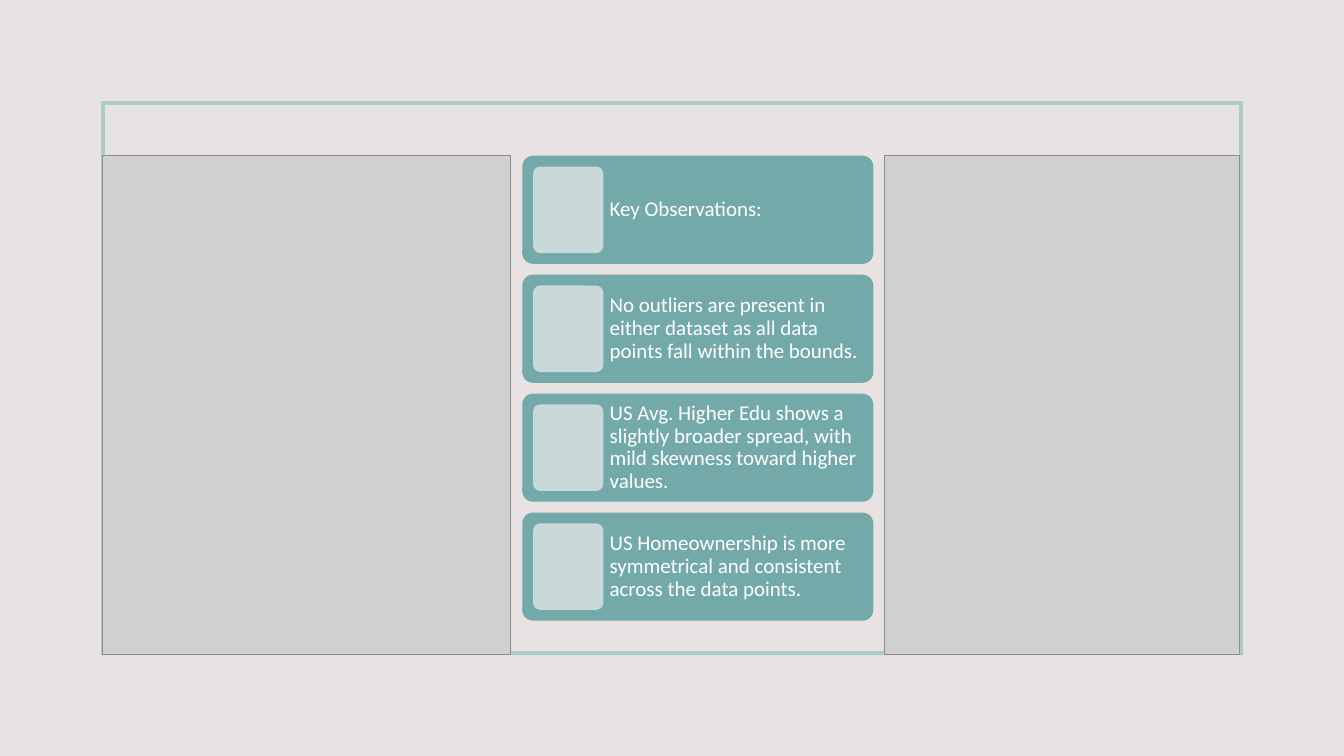
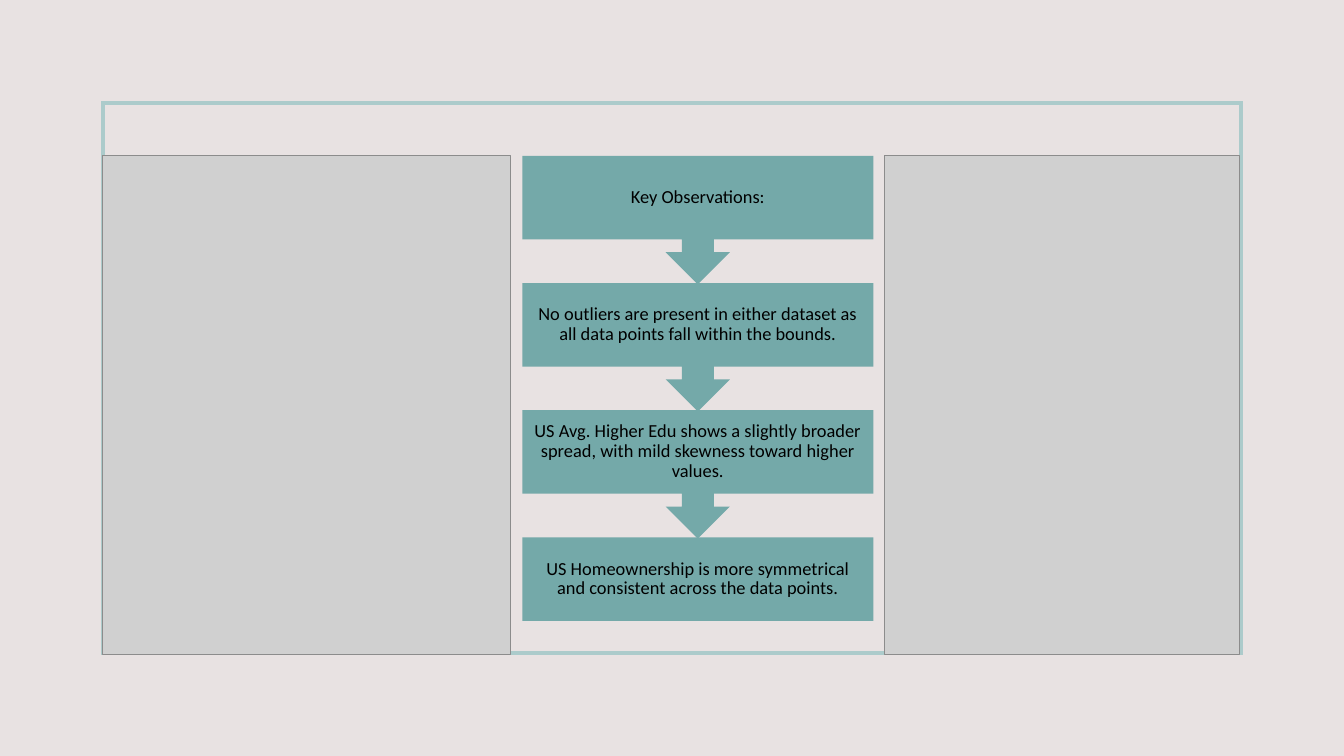
Before and after one commit to d-burke-data/Project_01, a slide deck: slide 4 of Work_Hawa/Hawa-Slides.pptx. Drawn at 1344x756 pixels with LibreOffice and Linux fonts; fonts in the diff are those of the drawing; grey boxes stand for pictures. Boxes give left, top, right and bottom in pixels: in the first picture for what was removed or moved away, otherwise in the second. Text is boxed around its words. In the diff, an @@ line names an element or a change of style, - is before the commit and + after.

```diff
--- a/Work_Hawa/Hawa-Slides.pptx
+++ b/Work_Hawa/Hawa-Slides.pptx
@@ text "Key Observations:": place and size @@
-text "Key Observations:" at (610,201,762,220)
+text "Key Observations:" at (631,190,765,206)
@@ up arrow callout at (523,156,873,284): rounded rectangle to up arrow callout; rotation 0 to 180 degrees @@
@@ text "No outliers are present in ...": place and size @@
-text "No outliers are present in ..." at (610,297,857,362)
+text "No outliers are present in ..." at (538,307,857,343)
@@ up arrow callout at (523,284,873,412): rounded rectangle to up arrow callout; rotation 0 to 180 degrees @@
@@ text "US Avg. Higher Edu shows ...": place and size @@
-text "US Avg. Higher Edu shows ..." at (610,405,856,488)
+text "US Avg. Higher Edu shows ..." at (534,424,860,477)
@@ up arrow callout added at (523,410,873,539), fill #74A9A9 @@
@@ size 16 to 14 pt, text colour #FFFFFF to #000000; alignment left to centre in 4 elements at (538,307,857,343), (534,424,860,477), (631,190,765,206), (546,562,849,597) @@
@@ text "US Homeownership is more symmetrical ...": place and size @@
-text "US Homeownership is more symmetrical ..." at (610,535,845,600)
+text "US Homeownership is more symmetrical ..." at (546,562,849,597)
@@ rectangle: place and size @@
-rectangle at (523,512,873,620)
+rectangle at (523,538,873,621)
@@ rectangle at (523,538,873,621): rounded rectangle to rectangle @@
@@ group removed at (523,166,873,611): 5 rounded rectangles @@
```
Also in this commit, not shown: 3 other slides changed, 1 slide removed, 1 other file.
